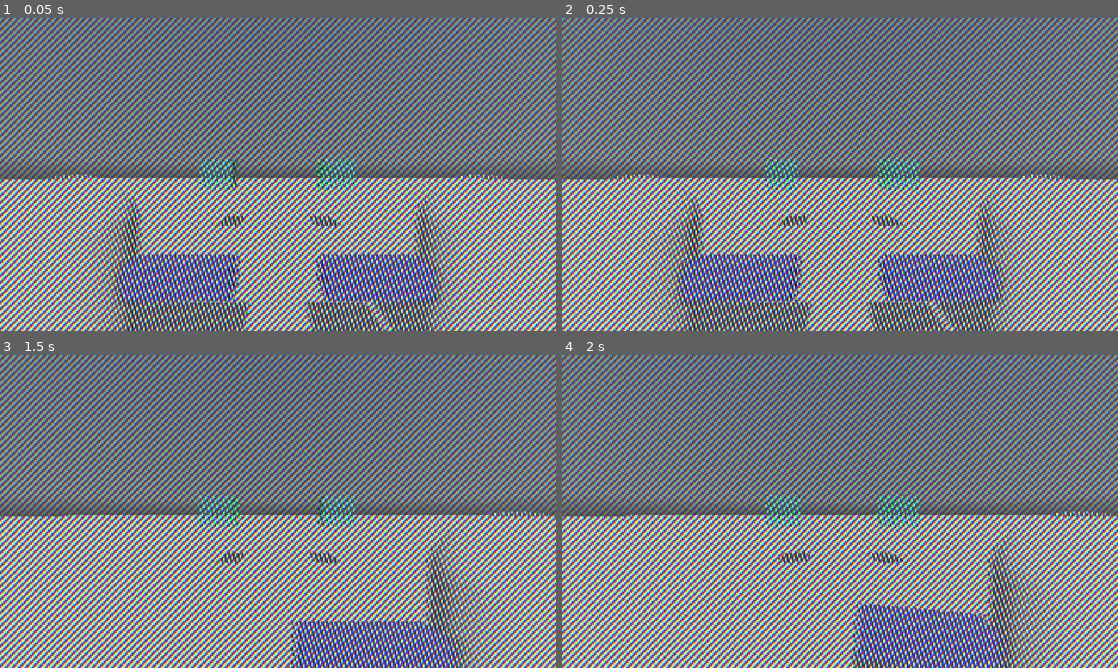
Above: before the commit, frames 1-4 (two rows, left to right).
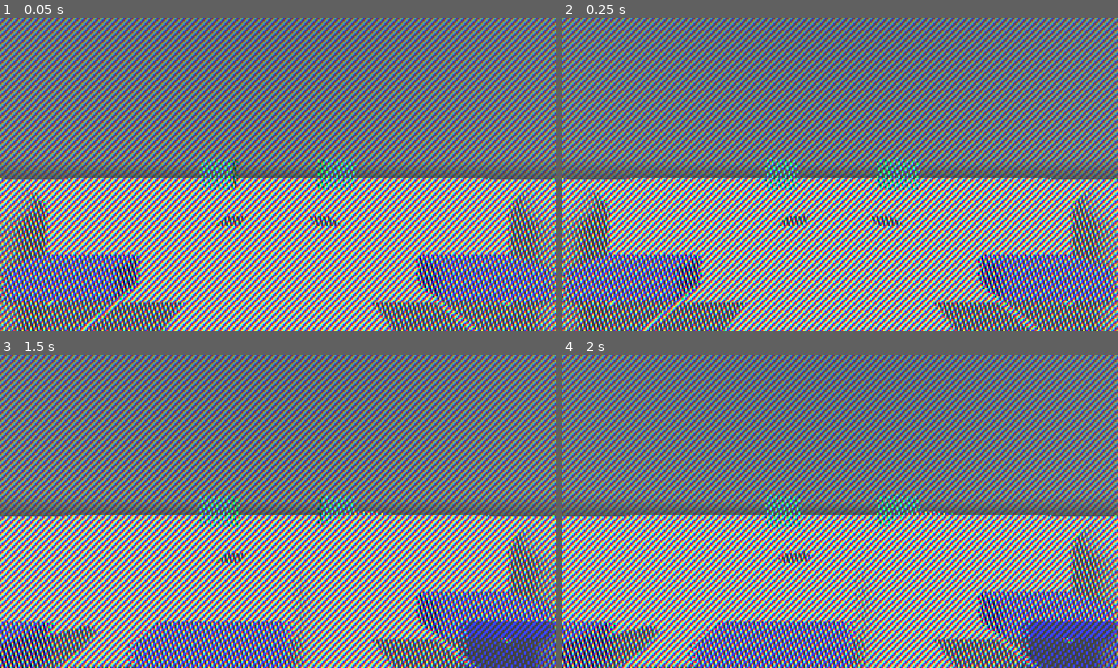
Above: after the commit, the same moments.

Repository: Heli90/Project-Saber-Autostereoscopic-Gaming-
Game: Godot game, scene res://generation_image.tscn
Two runs of this game, one before a commit and one after it. Both use one fixed random seed, a clock stepped at 60 frames per second and the inputs below. A sky picture missing from this copy of the repository is replaced by a grey-blue gradient.
Inputs (mouse positions are in pixels of both pictures, inside the frame that each line leads up to):
- Up to frame 1 (0.05 s): no input
- Up to frame 2 (0.25 s): no input
- Up to frame 3 (1.5 s): move the mouse to (400, 495) at 0.52 s; hold D (Droite, bound only before the commit) 0.53-1.28 s; hold E (Contrôle du bras droit, bound only before the commit) 0.53-1.28 s; tap S (Reculer, bound only before the commit) at 0.8, 1.35 s; move the mouse to (166, 527) at 1.27 s; hold T (TeteBas, bound only before the commit) from 1.28 s (still down)
- Up to frame 4 (2 s): keep holding T (TeteBas, bound only before the commit); right-click (728, 527) at 1.55 s

The runs differ from the first frame. In frame 1, 15% of the frame differs, in the area x 0-100%, y 50-100%; in frame 2, 15%; in frame 3, 9.6%; in frame 4, 10%.

Commit message:
Erreur dans la gestion des fichiers de dépendance pour la scène du cube + rajout d'un 2e joueur en jeu

Diff:
--- a/godot_mapping/godot_cube/cube.tscn
+++ b/godot_mapping/godot_cube/cube.tscn
@@ -1,7 +1,6 @@
 [gd_scene format=3 uid="uid://vkh3oc4hwdmv"]
 
 [ext_resource type="Script" uid="uid://br3hbcc04lw64" path="res://rotation_cube.gd" id="1_gojnm"]
-[ext_resource type="Script" uid="uid://ddbkjr1c1gl0x" path="res://scene_cube.gd" id="1_y8ul7"]
 [ext_resource type="Script" uid="uid://c065y5voivxxf" path="res://joueur.gd" id="2_1c2mv"]
 [ext_resource type="Texture2D" uid="uid://dsax0f2n5h4la" path="res://sky_texture.exr" id="3_ftslj"]
 [ext_resource type="AudioStream" uid="uid://bxhufoc8lqwjj" path="res://son_marche_herbe.mp3" id="3_n65sj"]
@@ -56,12 +55,11 @@
 glow_enabled = true
 
 [node name="CubeTournant" type="Node3D" unique_id=1026699542]
-script = ExtResource("1_y8ul7")
 
 [node name="Cube" type="AnimatableBody3D" parent="." unique_id=854079472 node_paths=PackedStringArray("perso")]
 transform = Transform3D(1, 0, 0, 0, 1, 0, 0, 0, 1, 0, 2, 0)
 script = ExtResource("1_gojnm")
-perso = NodePath("../Joueur")
+perso = NodePath("../Joueur1")
 
 [node name="Forme_Cube" type="MeshInstance3D" parent="Cube" unique_id=402712482]
 mesh = SubResource("BoxMesh_1c2mv")
@@ -70,46 +68,83 @@
 [node name="CollisionShape3D" type="CollisionShape3D" parent="Cube" unique_id=1695809508]
 shape = SubResource("BoxShape3D_wd2d1")
 
-[node name="Joueur" type="CharacterBody3D" parent="." unique_id=280829056]
-transform = Transform3D(1, 0, 0, 0, 1, 0, 0, 0, 1, 0, 1, 5)
+[node name="Light" type="DirectionalLight3D" parent="." unique_id=596364777]
+transform = Transform3D(1, 0, 0, 0, 0.720781, 0.69316286, 0, -0.69316286, 0.720781, 0, 0, 0)
+light_energy = 3.0
+shadow_enabled = true
+
+[node name="Joueur1" type="CharacterBody3D" parent="." unique_id=280829056]
+transform = Transform3D(1, 0, 0, 0, 1, 0, 0, 0, 1, -5, 1, 5)
 script = ExtResource("2_1c2mv")
 
-[node name="Forme_Joueur" type="MeshInstance3D" parent="Joueur" unique_id=401742793]
+[node name="Forme_Joueur" type="MeshInstance3D" parent="Joueur1" unique_id=401742793]
 mesh = SubResource("CapsuleMesh_gojnm")
 
-[node name="Collision_Joueur" type="CollisionShape3D" parent="Joueur" unique_id=593164031]
+[node name="Collision_Joueur" type="CollisionShape3D" parent="Joueur1" unique_id=593164031]
 shape = SubResource("CapsuleShape3D_f7g2b")
 
-[node name="PivotCamera" type="Node3D" parent="Joueur" unique_id=1610400937]
+[node name="PivotCamera" type="Node3D" parent="Joueur1" unique_id=1610400937]
 
-[node name="Camera" type="Camera3D" parent="Joueur/PivotCamera" unique_id=1209157305]
+[node name="Camera" type="Camera3D" parent="Joueur1/PivotCamera" unique_id=1209157305]
 transform = Transform3D(1, 0, 0, 0, 1, 0, 0, 0, 1, 0, 0.5, 0)
 
-[node name="Epaule_Right" type="Node3D" parent="Joueur" unique_id=1305863325]
+[node name="Epaule_Right" type="Node3D" parent="Joueur1" unique_id=1305863325]
 transform = Transform3D(1, 0, 0, 0, 0.3, 0, 0, 0, 0.3, 0.75, 0, 0)
 
-[node name="MeshInstance3D" type="MeshInstance3D" parent="Joueur/Epaule_Right" unique_id=1278431830]
+[node name="MeshInstance3D" type="MeshInstance3D" parent="Joueur1/Epaule_Right" unique_id=1278431830]
 transform = Transform3D(1, 0, 0, 0, 1, 0, 0, 0, 1, 0.3, 0, 0)
 mesh = SubResource("BoxMesh_wd2d1")
 surface_material_override/0 = SubResource("StandardMaterial3D_ftslj")
 
-[node name="Epaule_Left" type="Node3D" parent="Joueur" unique_id=2141923467]
+[node name="Epaule_Left" type="Node3D" parent="Joueur1" unique_id=2141923467]
 transform = Transform3D(1, 0, 0, 0, 0.3, 0, 0, 0, 0.3, -0.75, 0, 0)
 
-[node name="MeshInstance3D" type="MeshInstance3D" parent="Joueur/Epaule_Left" unique_id=1876490326]
+[node name="MeshInstance3D" type="MeshInstance3D" parent="Joueur1/Epaule_Left" unique_id=1876490326]
 transform = Transform3D(1, 0, 0, 0, 1, 0, 0, 0, 1, -0.3, 0, 0)
 mesh = SubResource("BoxMesh_ftslj")
 surface_material_override/0 = SubResource("StandardMaterial3D_n65sj")
 
-[node name="Son_Marche" type="AudioStreamPlayer3D" parent="Joueur" unique_id=528068611]
+[node name="Son_Marche" type="AudioStreamPlayer3D" parent="Joueur1" unique_id=528068611]
 transform = Transform3D(1, 0, 0, 0, 1, 0, 0, 0, 1, 0, -1, -5)
 stream = ExtResource("3_n65sj")
 bus = &"SFX"
 
-[node name="Light" type="DirectionalLight3D" parent="." unique_id=596364777]
-transform = Transform3D(1, 0, 0, 0, 0.720781, 0.69316286, 0, -0.69316286, 0.720781, 0, 0, 0)
-light_energy = 3.0
-shadow_enabled = true
+[node name="Joueur2" type="CharacterBody3D" parent="." unique_id=539439527]
+transform = Transform3D(1, 0, 0, 0, 1, 0, 0, 0, 1, 5, 1, 5)
+script = ExtResource("2_1c2mv")
+player_id = 2
+
+[node name="Forme_Joueur" type="MeshInstance3D" parent="Joueur2" unique_id=496383840]
+mesh = SubResource("CapsuleMesh_gojnm")
+
+[node name="Collision_Joueur" type="CollisionShape3D" parent="Joueur2" unique_id=1474288640]
+shape = SubResource("CapsuleShape3D_f7g2b")
+
+[node name="PivotCamera" type="Node3D" parent="Joueur2" unique_id=1849517421]
+
+[node name="Camera" type="Camera3D" parent="Joueur2/PivotCamera" unique_id=1745006637]
+transform = Transform3D(1, 0, 0, 0, 1, 0, 0, 0, 1, 0, 0.5, 0)
+
+[node name="Epaule_Right" type="Node3D" parent="Joueur2" unique_id=1421719721]
+transform = Transform3D(1, 0, 0, 0, 0.3, 0, 0, 0, 0.3, 0.75, 0, 0)
+
+[node name="MeshInstance3D" type="MeshInstance3D" parent="Joueur2/Epaule_Right" unique_id=657566245]
+transform = Transform3D(1, 0, 0, 0, 1, 0, 0, 0, 1, 0.3, 0, 0)
+mesh = SubResource("BoxMesh_wd2d1")
+surface_material_override/0 = SubResource("StandardMaterial3D_ftslj")
+
+[node name="Epaule_Left" type="Node3D" parent="Joueur2" unique_id=1746516405]
+transform = Transform3D(1, 0, 0, 0, 0.3, 0, 0, 0, 0.3, -0.75, 0, 0)
+
+[node name="MeshInstance3D" type="MeshInstance3D" parent="Joueur2/Epaule_Left" unique_id=1939156426]
+transform = Transform3D(1, 0, 0, 0, 1, 0, 0, 0, 1, -0.3, 0, 0)
+mesh = SubResource("BoxMesh_ftslj")
+surface_material_override/0 = SubResource("StandardMaterial3D_n65sj")
+
+[node name="Son_Marche" type="AudioStreamPlayer3D" parent="Joueur2" unique_id=154977171]
+transform = Transform3D(1, 0, 0, 0, 1, 0, 0, 0, 1, 0, -1, -5)
+stream = ExtResource("3_n65sj")
+bus = &"SFX"
 
 [node name="Sol" type="StaticBody3D" parent="." unique_id=144602052]
 
--- a/godot_mapping/godot_cube/joueur.gd
+++ b/godot_mapping/godot_cube/joueur.gd
@@ -3,6 +3,7 @@
 const player_speed = 5.0
 @export var head_rotation = 1.0
 @export var inertie = 3.0
+@export var player_id = 1
 var gravity = ProjectSettings.get_setting("physics/3d/default_gravity")
 @onready var pivot_vertical = $PivotCamera
 @onready var son_marche = $Son_Marche
@@ -11,12 +12,12 @@
 	if not is_on_floor():
 		velocity.y -= gravity * delta
 
-	var input_dir = Input.get_vector("Gauche", "Droite", "Avancer", "Reculer")
-	var direction = (transform.basis * Vector3(input_dir.x, 0, input_dir.y)).normalized()
+	var input_dir = Input.get_vector("GaucheJ%s"%player_id, "DroiteJ%s"%player_id, "AvancerJ%s"%player_id, "ReculerJ%s"%player_id)
+	var dir = (transform.basis * Vector3(input_dir.x, 0, input_dir.y)).normalized()
 
-	if direction:
-		velocity.x = direction.x * player_speed
-		velocity.z = direction.z * player_speed
+	if dir:
+		velocity.x = dir.x * player_speed
+		velocity.z = dir.z * player_speed
 		if not son_marche.playing:
 			son_marche.pitch_scale = randf_range(0.9, 1.1)
 			son_marche.play()
--- a/godot_mapping/godot_cube/project.godot
+++ b/godot_mapping/godot_cube/project.godot
@@ -50,58 +50,78 @@
 
 [editor_plugins]
 
-enabled=PackedStringArray("res://addons/gdmp/plugin.cfg")
+enabled=PackedStringArray()
 
 [input]
 
-Avancer={
+AvancerJ1={
 "deadzone": 0.2,
 "events": [Object(InputEventKey,"resource_local_to_scene":false,"resource_name":"","device":-1,"window_id":0,"alt_press …(192 unchanged characters)…
 ]
 }
-Reculer={
+ReculerJ1={
 "deadzone": 0.2,
 "events": [Object(InputEventKey,"resource_local_to_scene":false,"resource_name":"","device":-1,"window_id":0,"alt_press …(192 unchanged characters)…
 ]
 }
-Droite={
+DroiteJ1={
 "deadzone": 0.2,
 "events": [Object(InputEventKey,"resource_local_to_scene":false,"resource_name":"","device":-1,"window_id":0,"alt_press …(192 unchanged characters)…
 ]
 }
-Gauche={
+GaucheJ1={
 "deadzone": 0.2,
 "events": [Object(InputEventKey,"resource_local_to_scene":false,"resource_name":"","device":-1,"window_id":0,"alt_press …(192 unchanged characters)…
 ]
 }
-"Contrôle du bras gauche"={
+"Contrôle du bras gaucheJ1"={
 "deadzone": 0.2,
 "events": [Object(InputEventKey,"resource_local_to_scene":false,"resource_name":"","device":-1,"window_id":0,"alt_press …(191 unchanged characters)…
 ]
 }
-"Contrôle du bras droit"={
+"Contrôle du bras droitJ1"={
 "deadzone": 0.2,
 "events": [Object(InputEventKey,"resource_local_to_scene":false,"resource_name":"","device":-1,"window_id":0,"alt_press …(192 unchanged characters)…
 ]
 }
-TeteGauche={
+TeteGaucheJ1={
 "deadzone": 0.2,
 "events": [Object(InputEventMouseButton,"resource_local_to_scene":false,"resource_name":"","device":-1,"window_id":0,"a …(253 unchanged characters)…
 ]
 }
-TeteDroite={
+TeteDroiteJ1={
 "deadzone": 0.2,
 "events": [Object(InputEventMouseButton,"resource_local_to_scene":false,"resource_name":"","device":-1,"window_id":0,"a …(253 unchanged characters)…
 ]
 }
-TeteHaut={
+TeteHautJ1={
 "deadzone": 0.2,
 "events": [Object(InputEventKey,"resource_local_to_scene":false,"resource_name":"","device":-1,"window_id":0,"alt_press …(192 unchanged characters)…
 ]
 }
-TeteBas={
+TeteBasJ1={
 "deadzone": 0.2,
 "events": [Object(InputEventKey,"resource_local_to_scene":false,"resource_name":"","device":-1,"window_id":0,"alt_press …(192 unchanged characters)…
+]
+}
+AvancerJ2={
+"deadzone": 0.2,
+"events": [Object(InputEventKey,"resource_local_to_scene":false,"resource_name":"","device":-1,"window_id":0,"alt_pressed":false,"shift_pressed":false,"ctrl_pressed":false,"meta_pressed":false,"pressed":false,"keycode":0,"physical_keycode":4194320,"key_label":0,"unicode":0,"location":0,"echo":false,"script":null)
+]
+}
+ReculerJ2={
+"deadzone": 0.2,
+"events": [Object(InputEventKey,"resource_local_to_scene":false,"resource_name":"","device":-1,"window_id":0,"alt_pressed":false,"shift_pressed":false,"ctrl_pressed":false,"meta_pressed":false,"pressed":false,"keycode":0,"physical_keycode":4194322,"key_label":0,"unicode":0,"location":0,"echo":false,"script":null)
+]
+}
+DroiteJ2={
+"deadzone": 0.2,
+"events": [Object(InputEventKey,"resource_local_to_scene":false,"resource_name":"","device":-1,"window_id":0,"alt_pressed":false,"shift_pressed":false,"ctrl_pressed":false,"meta_pressed":false,"pressed":false,"keycode":0,"physical_keycode":4194321,"key_label":0,"unicode":0,"location":0,"echo":false,"script":null)
+]
+}
+GaucheJ2={
+"deadzone": 0.2,
+"events": [Object(InputEventKey,"resource_local_to_scene":false,"resource_name":"","device":-1,"window_id":0,"alt_pressed":false,"shift_pressed":false,"ctrl_pressed":false,"meta_pressed":false,"pressed":false,"keycode":0,"physical_keycode":4194319,"key_label":0,"unicode":0,"location":0,"echo":false,"script":null)
 ]
 }
 
